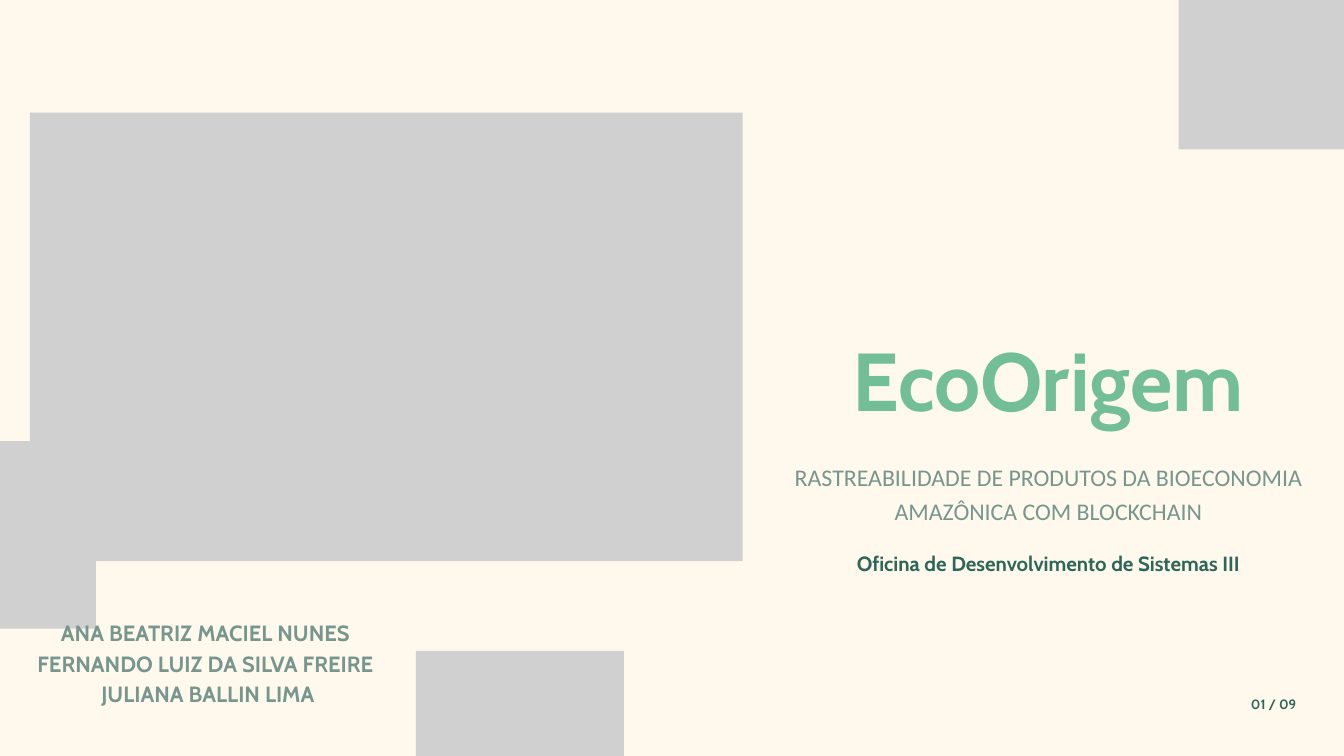
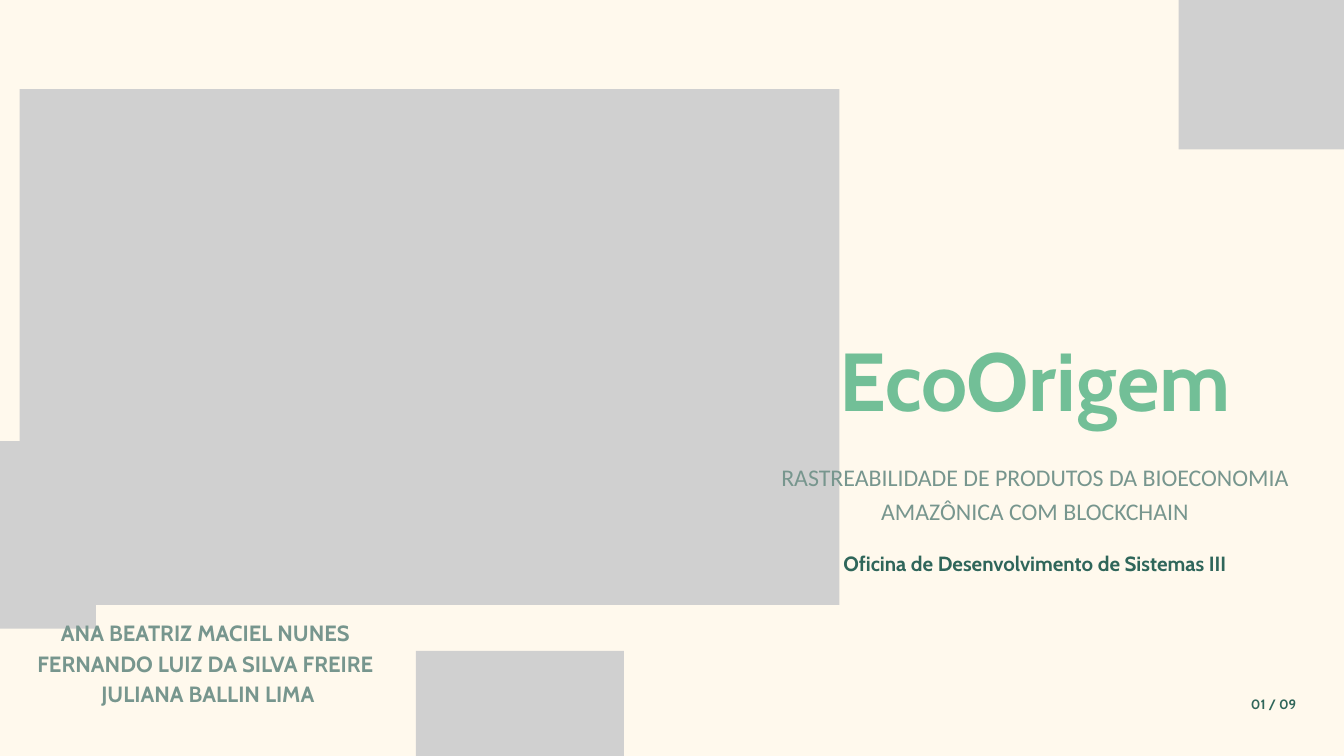
Before and after one commit to JulianaBallin/EcoOrigem, a slide deck: slide 1 of docs/slides/apresentacao-ecoorigem.pptx. Drawn at 1344x756 pixels with LibreOffice and Linux fonts; fonts in the diff are those of the drawing; grey boxes stand for pictures. Boxes give left, top, right and bottom in pixels: in the first picture for what was removed or moved away, otherwise in the second. Text is boxed around its words. In the diff, an @@ line names an element or a change of style, - is before the commit and + after.

```diff
--- a/docs/slides/apresentacao-ecoorigem.pptx
+++ b/docs/slides/apresentacao-ecoorigem.pptx
@@ picture: place and size @@
-picture at bbox=[30, 112, 743, 561]
+picture at bbox=[19, 89, 839, 605]
@@ 3 texts: place and size @@
-3 texts at bbox=[795, 352, 1302, 572]
+3 texts at bbox=[781, 352, 1289, 572]
```
Also in this commit, not shown: 1 other slide changed, 3 other files.
